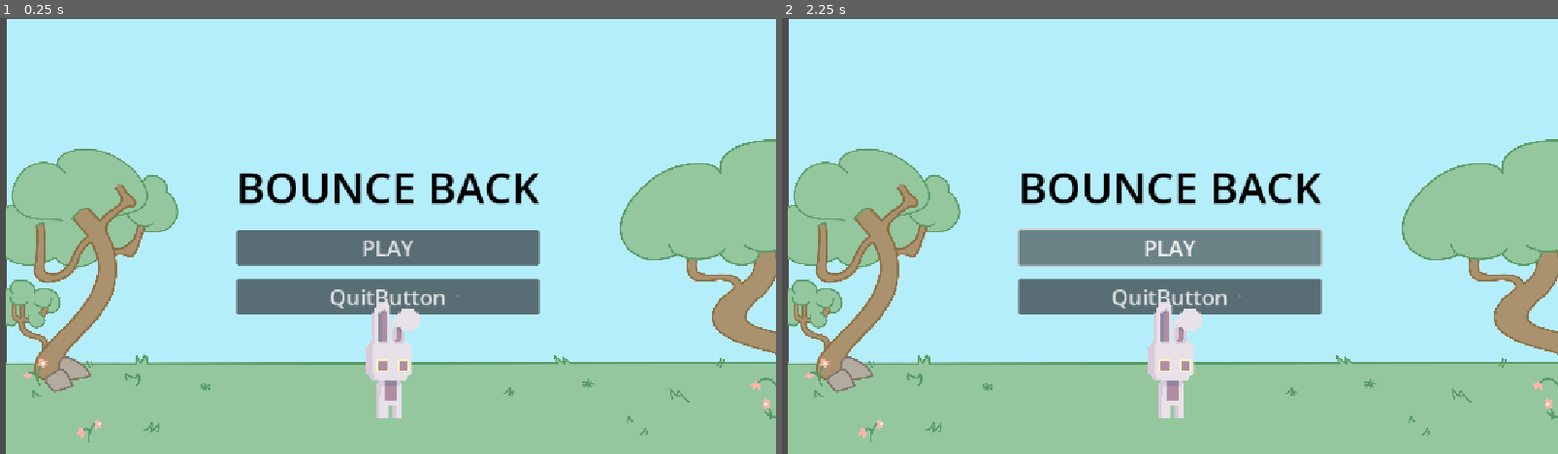
Above: before the commit, frames 1-2 (left to right).
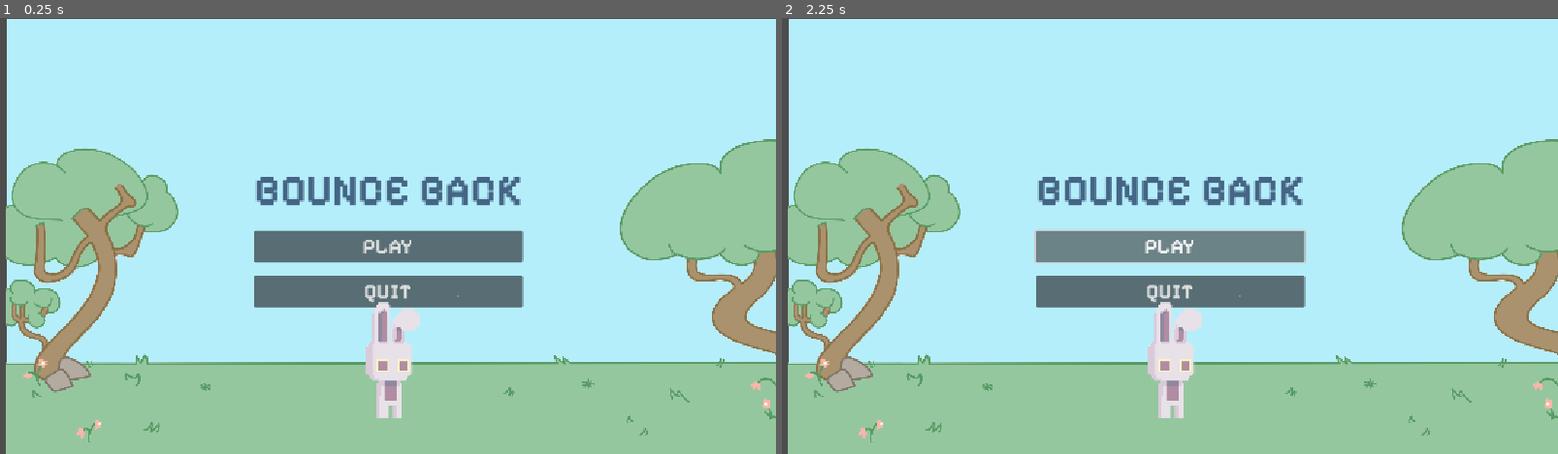
Above: after the commit, the same moments.

Repository: cyberangelina6/bounce-back-gamejam
Game: Godot game, scene res://homescreen.tscn
The game is run twice, just before and just after one commit, with the same random seed, the same clock (stepped at 60 frames per second) and the same inputs. This scene is started directly instead of the project's main scene.
Inputs:
- Up to frame 1 (0.25 s): no input
- Up to frame 2 (2.25 s): click "PLAY" at 0.5 s; click "PLAY" at 1.25 s; tap Enter at 2 s; hold Right (ui_right) from 2.03 s (still down)

The runs differ from the first frame. In frame 1, 4.5% of the frame differs, in the area x 30-70%, y 35-68%; in frame 2, 4.7%.

Commit message:
adjusted homescreen

Diff:
--- a/homescreen.tscn
+++ b/homescreen.tscn
@@ -1,7 +1,9 @@
 [gd_scene format=3 uid="uid://dpg2dyh8u8tlb"]
 
 [ext_resource type="Texture2D" uid="uid://i0rweci07l5b" path="res://homescreen_scenery_clean.png" id="2_edeuv"]
+[ext_resource type="FontFile" uid="uid://cec43520bakry" path="res://Pixelify_Sans/static/PixelifySans-Bold.ttf" id="3_1bjcg"]
 [ext_resource type="Texture2D" uid="uid://dhjj6qcbli84p" path="res://daybunny_static1.png" id="3_c2ysq"]
+[ext_resource type="Script" uid="uid://c01eo265e5xxr" path="res://character_body_2d.gd" id="4_edeuv"]
 
 [node name="homescreen" type="Control" unique_id=708581588]
 layout_mode = 3
@@ -50,16 +52,20 @@
 
 [node name="Label" type="Label" parent="VBoxContainer" unique_id=681208773]
 layout_mode = 2
-theme_override_colors/font_color = Color(0, 0, 0, 1)
+theme_override_colors/font_color = Color(0.2703539, 0.39565775, 0.5227693, 1)
+theme_override_fonts/font = ExtResource("3_1bjcg")
 theme_override_font_sizes/font_size = 64
 text = "BOUNCE BACK"
 
 [node name="PlayButton" type="Button" parent="VBoxContainer" unique_id=1173078538]
 layout_mode = 2
+theme_override_fonts/font = ExtResource("3_1bjcg")
 theme_override_font_sizes/font_size = 32
 text = "PLAY"
+script = ExtResource("4_edeuv")
 
 [node name="QuitButton" type="Button" parent="VBoxContainer" unique_id=1233831434]
 layout_mode = 2
+theme_override_fonts/font = ExtResource("3_1bjcg")
 theme_override_font_sizes/font_size = 32
-text = "QuitButton"
+text = "QUIT"
Not shown, added: Pixelify_Sans/OFL.txt
Binary file added: Pixelify_Sans/PixelifySans-VariableFont_wght.ttf
Not shown, added: Pixelify_Sans/PixelifySans-VariableFont_wght.ttf.import
Not shown, added: Pixelify_Sans/README.txt
Binary file added: Pixelify_Sans/static/PixelifySans-Bold.ttf
Not shown, added: Pixelify_Sans/static/PixelifySans-Bold.ttf.import
Binary file added: Pixelify_Sans/static/PixelifySans-Medium.ttf
Not shown, added: Pixelify_Sans/static/PixelifySans-Medium.ttf.import
Binary file added: Pixelify_Sans/static/PixelifySans-Regular.ttf
Not shown, added: Pixelify_Sans/static/PixelifySans-Regular.ttf.import
Binary file added: Pixelify_Sans/static/PixelifySans-SemiBold.ttf
Not shown, added: Pixelify_Sans/static/PixelifySans-SemiBold.ttf.import
